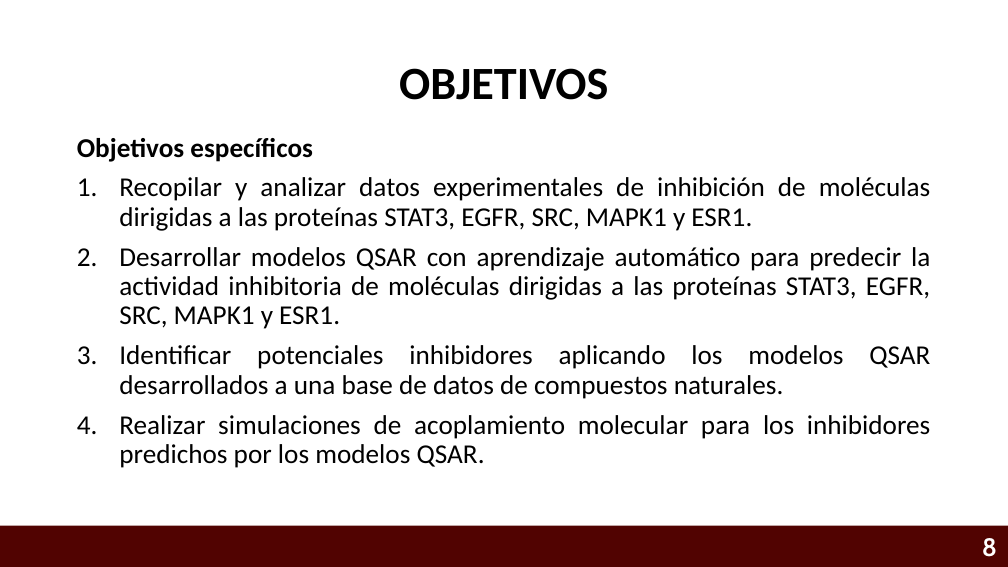
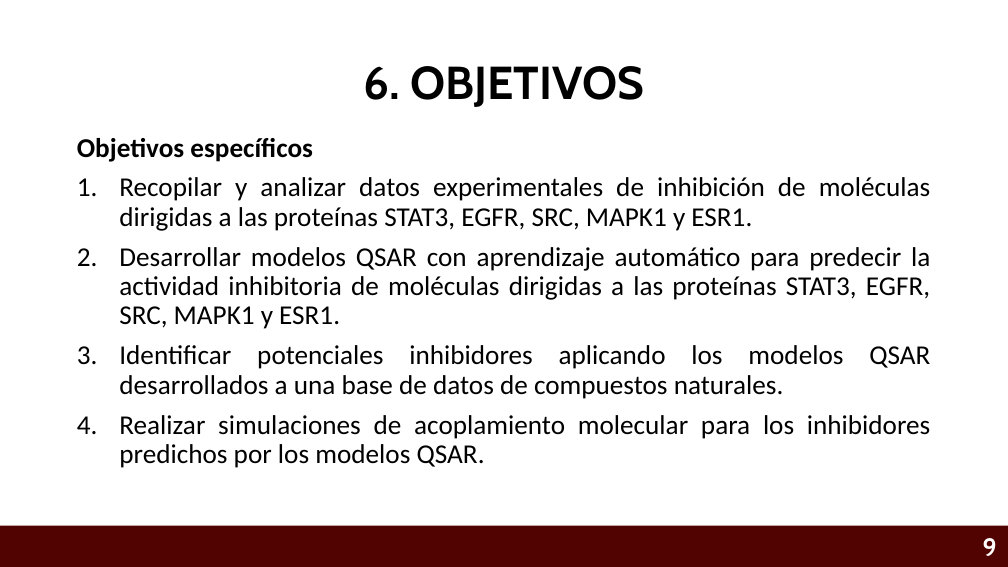
Before and after one commit to Eliud7720/Alzheimer---Anteproyecto, a slide deck: slide 9 of CRIBADO VIRTUAL INTELIGENTE PARA IDENTIFICAR INHIBIDORES MULTI-BLANCO ENFOCADOS AL TRATAMIENTO DE LA .pptx (slide 8 before the commit). Drawn at 1008x567 pixels with LibreOffice and Linux fonts; fonts in the diff are those of the drawing; background and template pictures are left out. Boxes give left, top, right and bottom in pixels: in the first picture for what was removed or moved away, otherwise in the second. Text is boxed around its words. In the diff, an @@ line names an element or a change of style, - is before the commit and + after.

```diff
--- a/CRIBADO VIRTUAL INTELIGENTE PARA IDENTIFICAR INHIBIDORES MULTI-BLANCO ENFOCADOS AL TRATAMIENTO DE LA .pptx
+++ b/CRIBADO VIRTUAL INTELIGENTE PARA IDENTIFICAR INHIBIDORES MULTI-BLANCO ENFOCADOS AL TRATAMIENTO DE LA .pptx
@@ title at box(363, 66, 645, 107): text changed; font Calibri to Cabin @@
-OBJETIVOS
+6. OBJETIVOS
@@ page number at box(983, 538, 997, 556): text changed @@
-8
+9
```
Also in this commit, not shown: 12 other slides changed, 8 slides added, 4 slides removed.
